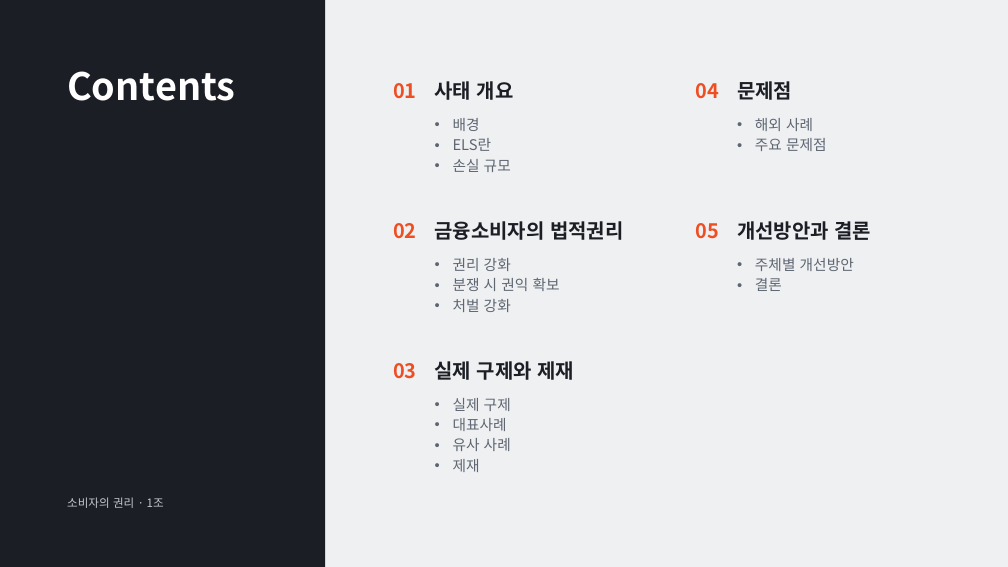
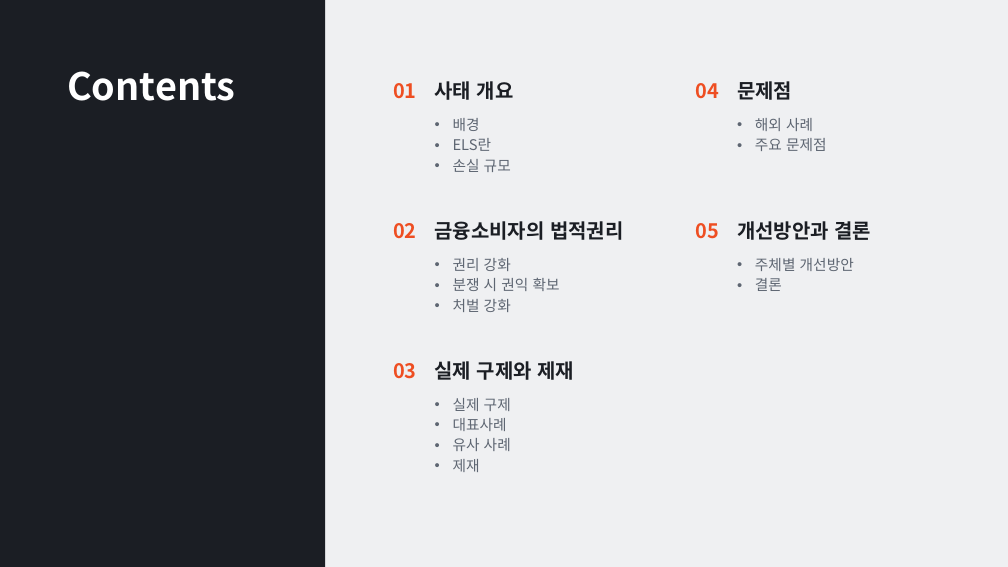
Before and after one commit to PAKA1557/Economics, a slide deck: slide 2 of presentation/최종/홍콩ELS_소비자권리_발표_수정5.pptx. Drawn at 1008x567 pixels with LibreOffice and Linux fonts; fonts in the diff are those of the drawing. Boxes give left, top, right and bottom in pixels: in the first picture for what was removed or moved away, otherwise in the second. Text is boxed around its words. In the diff, an @@ line names an element or a change of style, - is before the commit and + after.

```diff
--- a/presentation/최종/홍콩ELS_소비자권리_발표_수정5.pptx
+++ b/presentation/최종/홍콩ELS_소비자권리_발표_수정5.pptx
@@ text removed at [67, 497, 164, 508] @@
-소비자의 권리 · 1조
```
Also in this commit, not shown: 2 other files.
